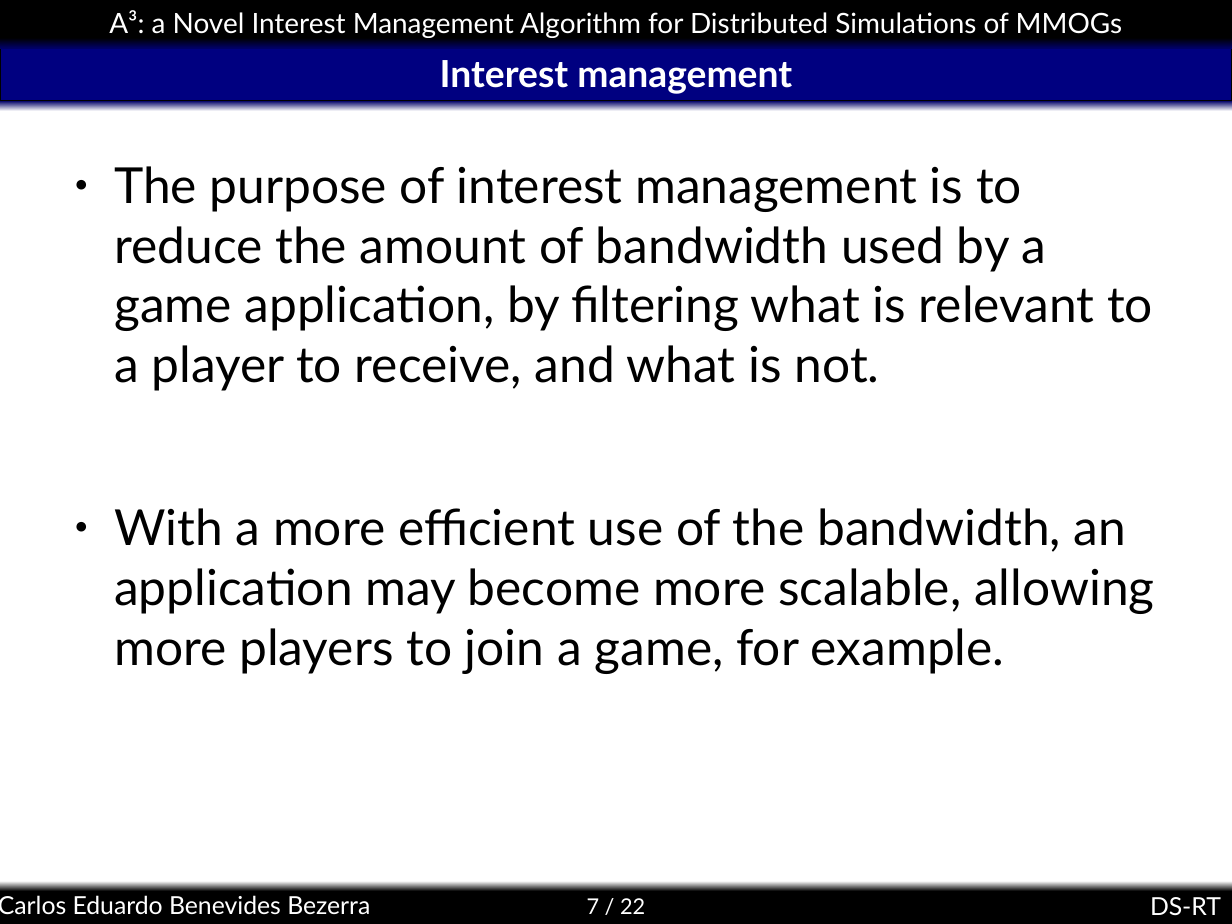
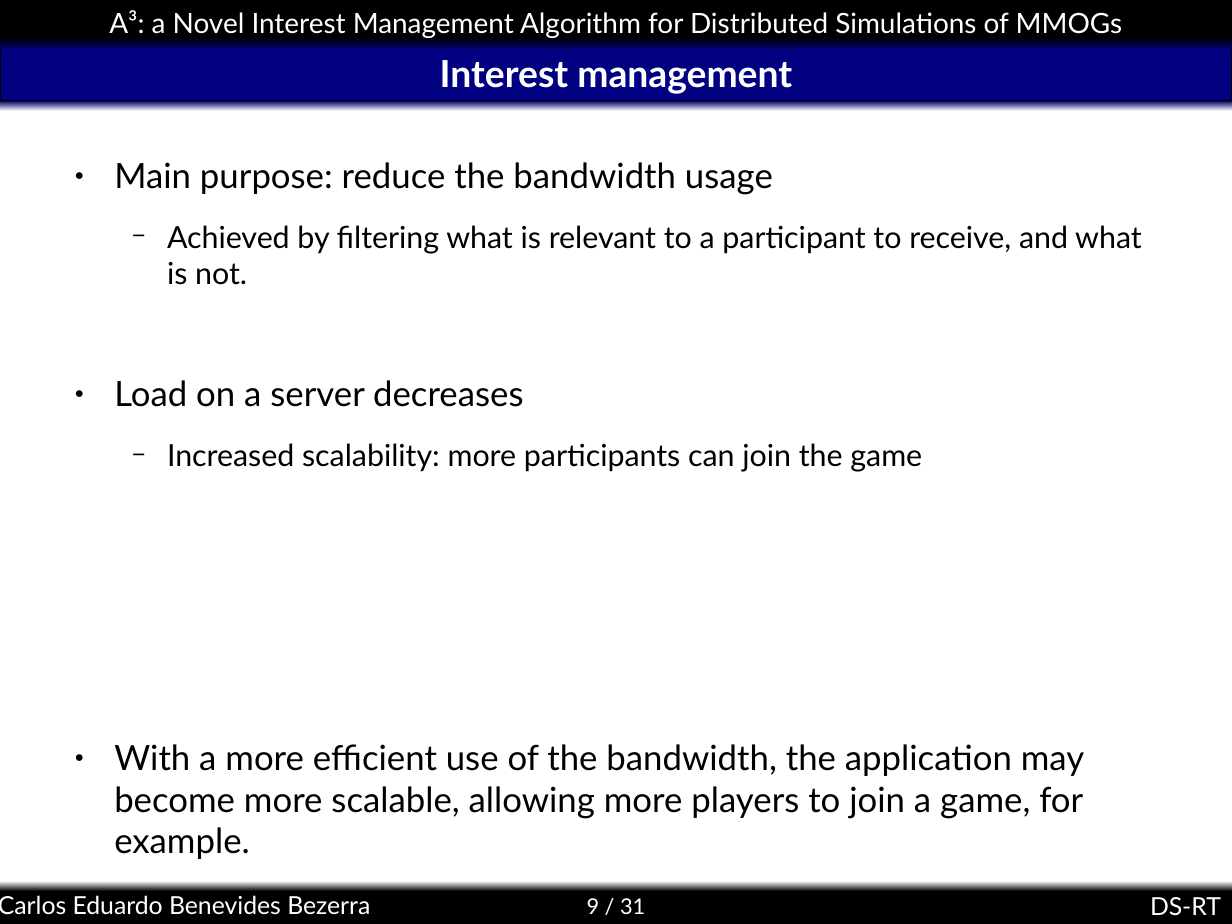
Before and after one commit to kdubezerra/kdubezerra, a slide deck: slide 9 of textos/dsrt/a3slides.ppt (slide 7 before the commit). Drawn at 1232x924 pixels with LibreOffice and Linux fonts; fonts in the diff are those of the drawing; background and template pictures are left out. Boxes give left, top, right and bottom in pixels: in the first picture for what was removed or moved away, otherwise in the second. Text is boxed around its words. In the diff, an @@ line names an element or a change of style, - is before the commit and + after.

```diff
--- a/textos/dsrt/a3slides.ppt
+++ b/textos/dsrt/a3slides.ppt
@@ text at (114, 162, 1142, 819): text changed; size 32 to 22.4 pt @@
-● The purpose of interest management is to reduce the amount of bandwidth used by a game application, by filtering what is relevant to a player to receive, and what is not.
-● With a more efficient use of the bandwidth, an application may become more scalable, allowing more players to join a game, for example.
+● Main purpose: reduce the bandwidth usage
+  − Achieved by filtering what is relevant to a participant to receive, and what is not.
+● Load on a server decreases
+  − Increased scalability: more participants can join the game
+● With a more efficient use of the bandwidth, the application may become more scalable, allowing more players to join a game, for example.
@@ page number at (587, 898, 645, 914): text changed @@
-7 / 22
+9 / 31
```
Also in this commit, not shown: 14 other slides changed, 4 slides added, 4 slides removed.
